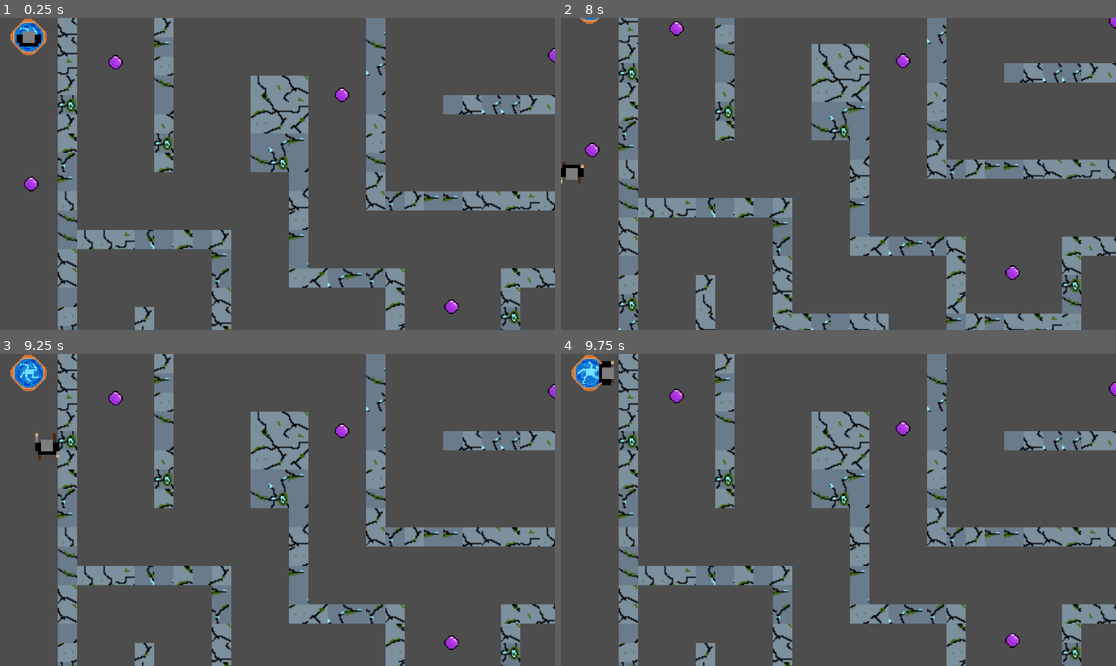
Above: before the commit, frames 1-4 (two rows, left to right).
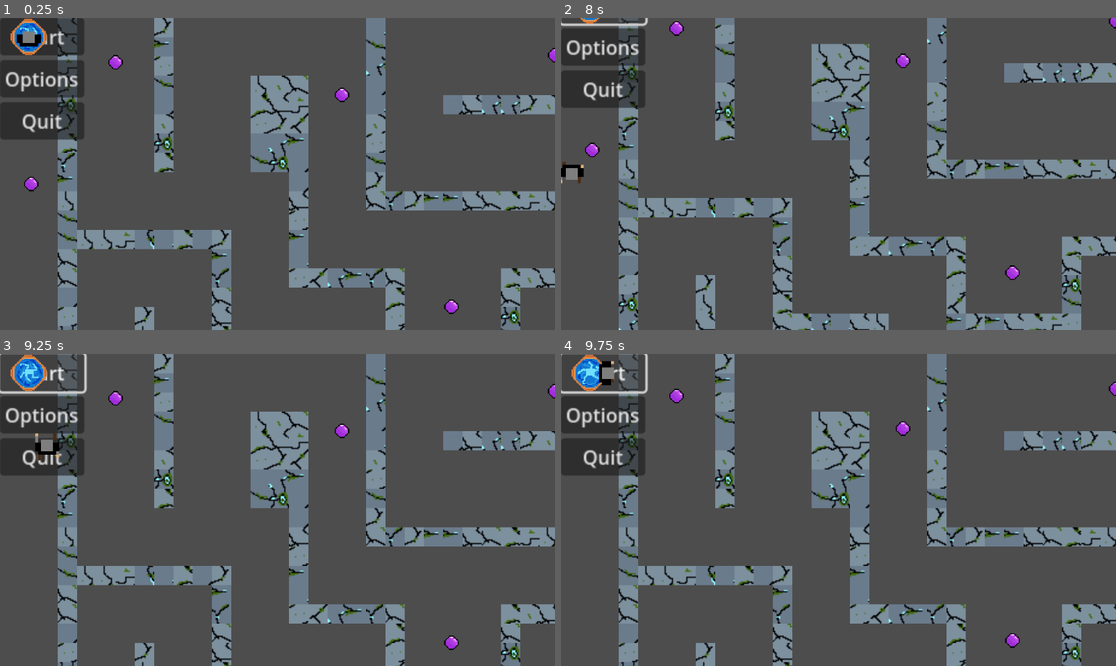
Above: after the commit, the same moments.

Repository: ctzeyong/Arcana-Architects
Game: Godot game, scene res://game.tscn
The game is run twice, just before and just after one commit, with the same random seed, the same clock (stepped at 60 frames per second) and the same inputs.
Inputs (mouse positions are in pixels of both pictures, inside the frame that each line leads up to):
- Up to frame 1 (0.25 s): no input
- Up to frame 2 (8 s): click (605, 77) at 0.5 s, where only the run after the commit has a clickable "Options"; click (605, 36) at 1.25 s, where only the run after the commit has a clickable "Start"; click (605, 36) at 2 s, where only the run after the commit has a clickable "Start"; hold D (move_right) 2.78-3.53 s; hold Shift (sprint_active) 2.78-3.53 s; hold S (move_down) 3.53-4.28 s; tap Shift (sprint_active) at 3.6, 5.1, 6.6 s; hold D (move_right) 4.28-5.03 s; hold Shift (sprint_active) 4.28-5.03 s; hold W (move_up) 5.03-5.78 s; hold Shift (sprint_active) 5.78-6.53 s; hold A (move_left) 5.78-7.28 s; hold S (move_down) from 7.28 s (still down); hold Shift (sprint_active) from 7.28 s (still down)
- Up to frame 3 (9.25 s): release S (move_down) at 8.03 s; release Shift (sprint_active) at 8.03 s; hold D (move_right) 8.03-8.78 s; tap Shift (sprint_active) at 8.1 s; hold W (move_up) from 8.78 s (still down); hold Shift (sprint_active) from 8.78 s (still down)
- Up to frame 4 (9.75 s): release W (move_up) at 9.53 s; release Shift (sprint_active) at 9.53 s; hold D (move_right) from 9.53 s (still down); tap Shift (sprint_active) at 9.6 s

The runs differ from the first frame. In frame 1, 4.3% of the frame differs, in the area x 0-16%, y 0-39%; in frame 2, 3.4%; in frame 3, 3.6%; in frame 4, 3.8%.

Commit message:
Adding menu without theme
theme of buttons and menu background to be added

Diff:
--- /dev/null
+++ b/Menu.gd
@@ -0,0 +1,15 @@
+extends Control
+
+func _ready():
+	$VBoxContainer/StartButton.grab_focus()
+
+func _on_play_pressed():
+	get_tree().change_scene_to_file("res://game.tscn")
+
+
+func _on_options_pressed():
+	pass # Replace with function body.
+
+
+func _on_exit_pressed():
+	get_tree().quit()
--- a/game.tscn
+++ b/game.tscn
@@ -186,5 +186,30 @@
 theme_override_font_sizes/font_size = 10
 script = ExtResource("7_u3tdg")
 
+[node name="Menu" type="Control" parent="."]
+layout_mode = 3
+anchors_preset = 0
+offset_right = 40.0
+offset_bottom = 40.0
+
+[node name="VBoxContainer" type="VBoxContainer" parent="Menu"]
+layout_mode = 0
+offset_right = 70.0
+offset_bottom = 101.0
+alignment = 1
+metadata/_edit_group_ = true
+
+[node name="StartButton" type="Button" parent="Menu/VBoxContainer"]
+layout_mode = 2
+text = "Start"
+
+[node name="OptionsButton" type="Button" parent="Menu/VBoxContainer"]
+layout_mode = 2
+text = "Options"
+
+[node name="QuitButton" type="Button" parent="Menu/VBoxContainer"]
+layout_mode = 2
+text = "Quit"
+
 [connection signal="pearl_picked_up" from="PurplePearl" to="." method="_on_purple_pearl_pearl_picked_up"]
 [connection signal="level_passed" from="PurplePortal" to="." method="_on_purple_portal_level_passed"]
--- a/project.godot
+++ b/project.godot
@@ -50,7 +50,3 @@
 "events": [Object(InputEventKey,"resource_local_to_scene":false,"resource_name":"","device":-1,"window_id":0,"alt_press …(182 unchanged characters)…
 ]
 }
-
-[rendering]
-
-renderer/rendering_method="mobile"
